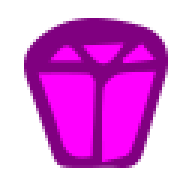
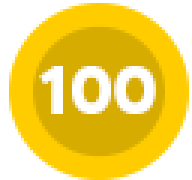
Layers edited between the first and the second 192 x 180 image:
added layer "100" above "Vector Smart Object" over [39, 66, 156, 114]
painted on "Vector Smart Object" over [9, 3, 189, 180]
